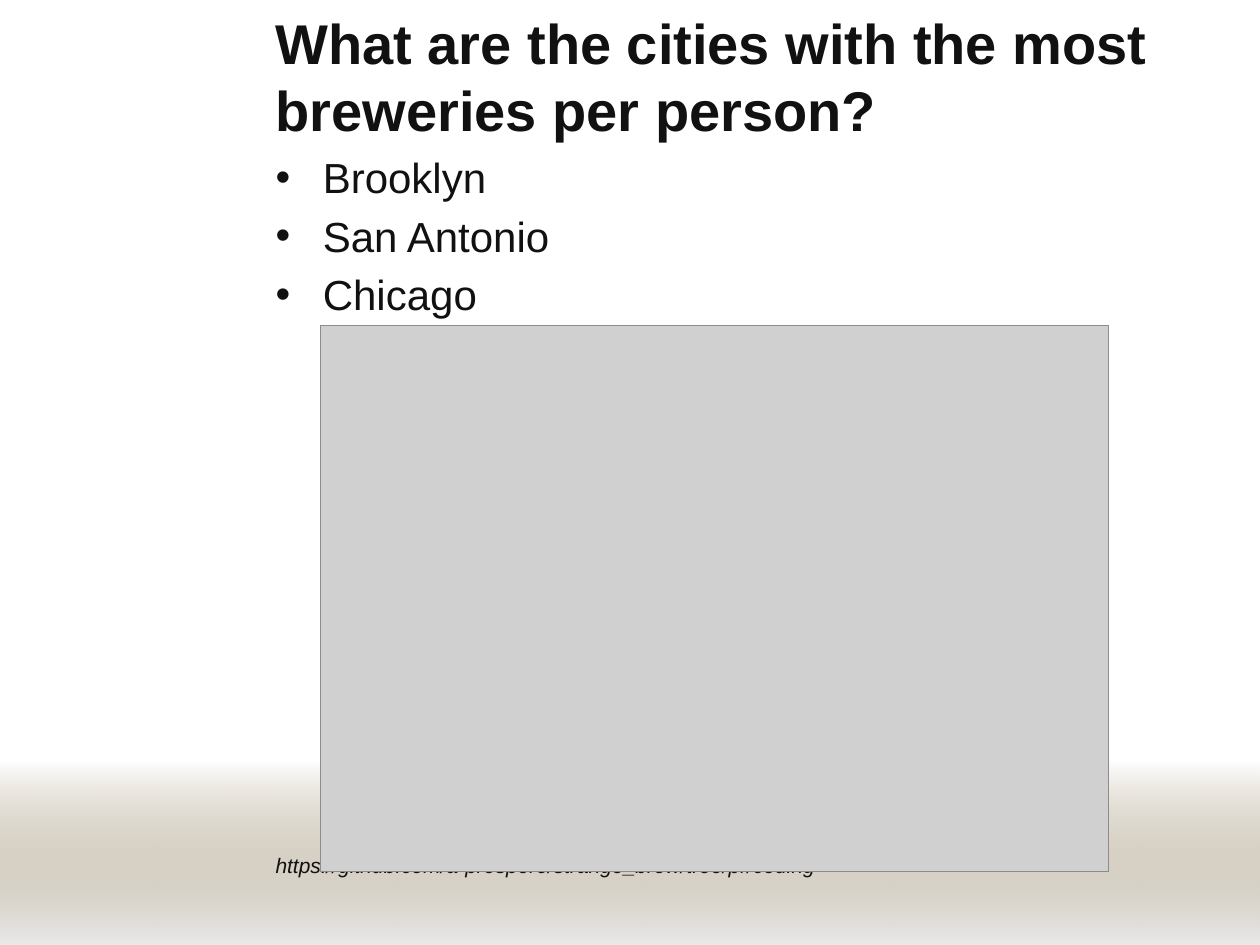
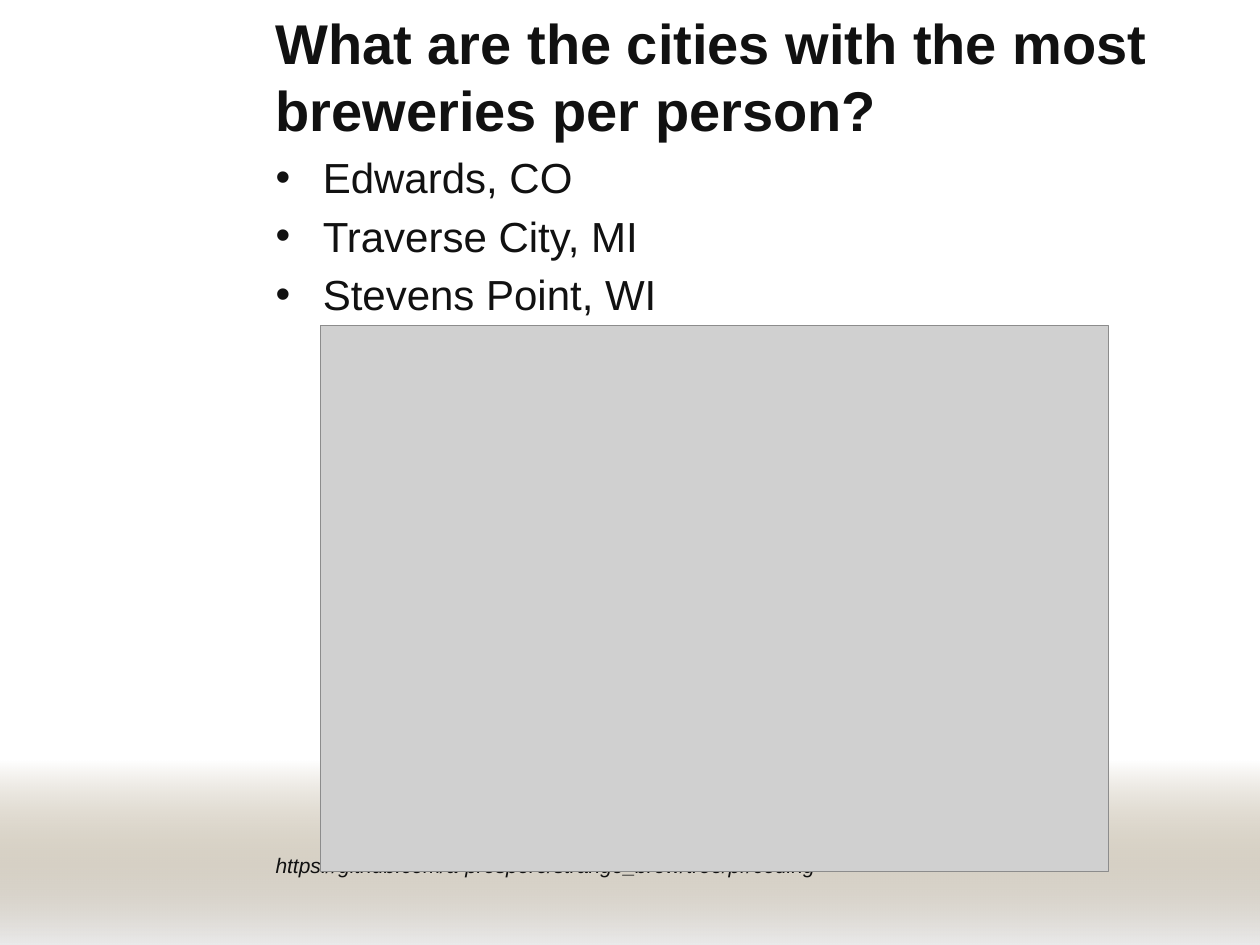
Before and after one commit to a-prospero/strange_brew, a slide deck: slide 7 of strange_brew.pptx. Drawn at 1260x945 pixels with LibreOffice and Linux fonts; fonts in the diff are those of the drawing; grey boxes stand for pictures; background and template pictures are left out. Boxes give left, top, right and bottom in pixels: in the first picture for what was removed or moved away, otherwise in the second. Text is boxed around its words. In the diff, an @@ line names an element or a change of style, - is before the commit and + after.

Commit message:
updated ppt

```diff
--- a/strange_brew.pptx
+++ b/strange_brew.pptx
@@ text at <box>323,162,656,316</box>: text changed @@
-• Brooklyn
-• San Antonio
-• Chicago
+• Edwards, CO
+• Traverse City, MI
+• Stevens Point, WI
```
